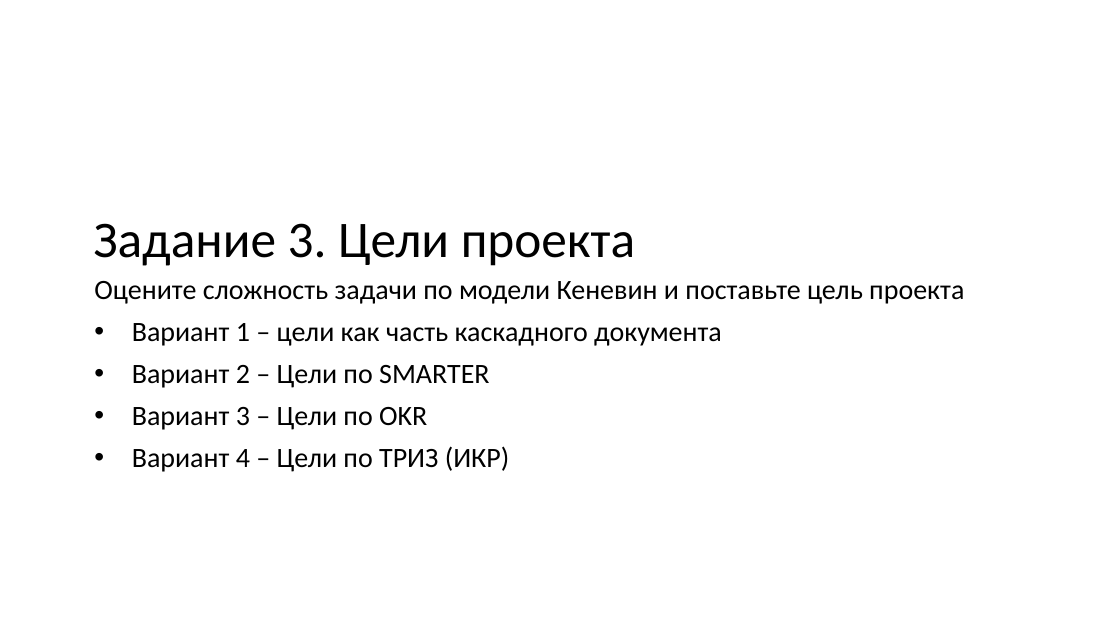
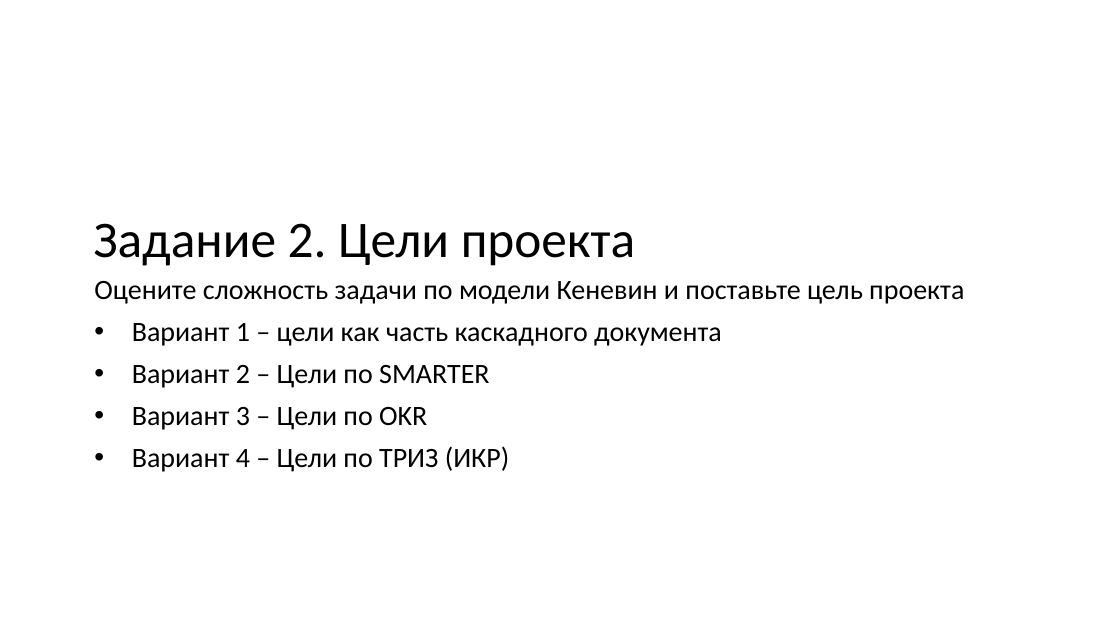
Before and after one commit to MVRonkin/MLSystemDesignCourse, a slide deck: slide 3 of 2024/Задание.pptx (slide 4 before the commit). Drawn at 1120x630 pixels with LibreOffice and Linux fonts; fonts in the diff are those of the drawing. Boxes give left, top, right and bottom in pixels: in the first picture for what was removed or moved away, otherwise in the second. Text is boxed around its words. In the diff, an @@ line names an element or a change of style, - is before the commit and + after.

```diff
--- a/2024/Задание.pptx
+++ b/2024/Задание.pptx
@@ title at [93,223,635,266]: text changed @@
-Задание 3. Цели проекта
+Задание 2. Цели проекта
```
Also in this commit, not shown: 1 other slide changed, 2 slides removed, 27 other files.
